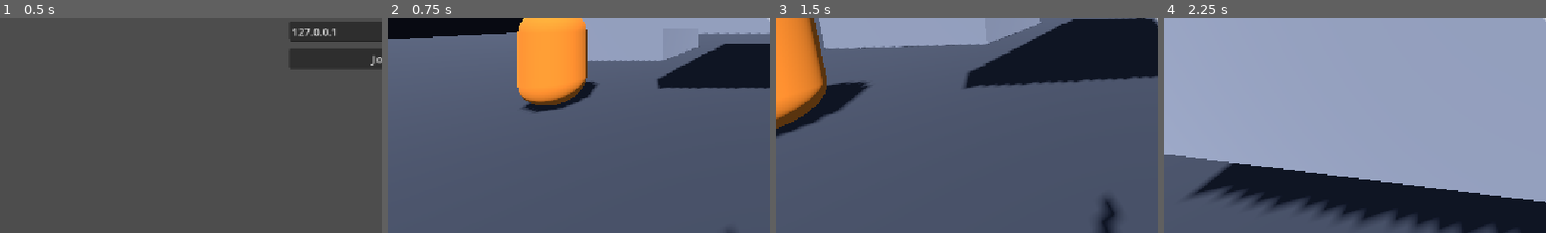
Above: before the commit, frames 1-4 (left to right).
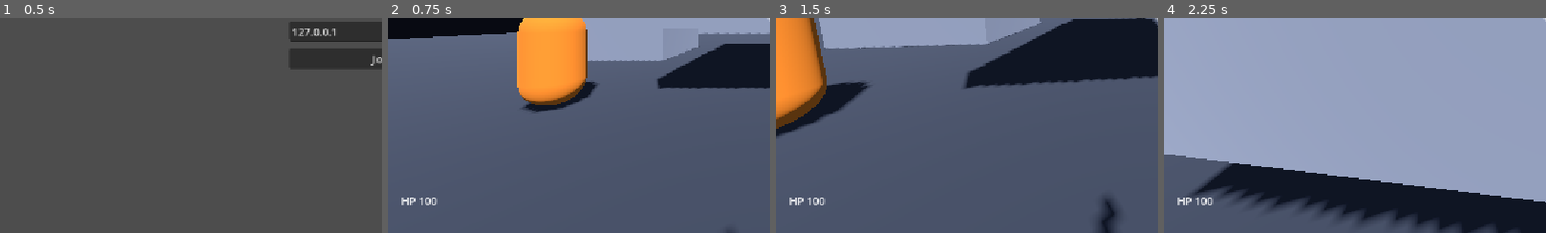
Above: after the commit, the same moments.

Repository: kyaminq-ui/Strata_FPS
Game: Godot game, scene res://game/main.tscn
Same seed, same stepped clock (60 frames per second), same inputs: the game is played once before the commit and once after it.
Inputs (mouse positions are % of the whole screen's width and height, from its top left):
- Up to frame 1 (0.5 s): no input
- Up to frame 2 (0.75 s): click "Solo" at 0.5 s
- Up to frame 3 (1.5 s): tap Enter at 1.25 s; move the mouse to (55, 50) at 1.27 s; hold W (move_forward) from 1.28 s (still down); hold E (interact, bound only after the commit) from 1.28 s (still down); tap Ctrl (slide) at 1.35 s; click (55, 50) at 1.42 s
- Up to frame 4 (2.25 s): keep holding W (move_forward); tap Space (jump) at 1.52, 1.82 s; move the mouse to (45, 50) at 2.02 s; release E (interact, bound only after the commit) at 2.03 s; tap E (interact, bound only after the commit) at 2.1 s
The pictures show only the part of the screen within x 0-50%, y 50-100%; the shares and areas given below are measured in that part.

Frame 1 is identical in both runs. In frame 2, 0.2% of the frame differs, in the area x 3-13%, y 83-88%; in frame 3, 0.2%; in frame 4, 0.2%.

Commit message:
Player health, down state, revive and respawn (host-authoritative), damage zone
Co-Authored-By: Claude Sonnet 5 <noreply@anthropic.com>

Diff:
--- /dev/null
+++ b/game/player/default_life.tres
@@ -0,0 +1,6 @@
+[gd_resource type="Resource" script_class="LifeConfig" load_steps=2 format=3]
+
+[ext_resource type="Script" path="res://game/player/life_config.gd" id="1"]
+
+[resource]
+script = ExtResource("1")
--- /dev/null
+++ b/game/player/life_config.gd
@@ -0,0 +1,8 @@
+class_name LifeConfig
+extends Resource
+## Métriques de vie/down/réanimation (GDD §5). Source unique : default_life.tres.
+
+@export var down_duration: float = 15.0
+@export var revive_time: float = 3.0
+@export var revive_range: float = 2.5
+@export_range(0.0, 1.0) var revive_health_fraction: float = 0.5
--- a/game/player/player.gd
+++ b/game/player/player.gd
@@ -31,6 +31,9 @@
 
 @onready var crouch: PlayerCrouch = $Crouch
 @onready var weapon: WeaponController = $Weapon
+@onready var health: HealthComponent = $Health
+@onready var life: PlayerLife = $Life
+@onready var reviver: PlayerReviver = $Reviver
 @onready var _head: Node3D = $Head
 @onready var camera: Camera3D = $Head/Camera3D
 @onready var _body_mesh: MeshInstance3D = $BodyMesh
@@ -40,6 +43,7 @@
 
 func _enter_tree() -> void:
 	set_multiplayer_authority(name.to_int())
+	$SyncServer.set_multiplayer_authority(1)  # vie/down : répliqués par le host
 
 
 func _ready() -> void:
@@ -69,7 +73,8 @@
 		Input.mouse_mode = Input.MOUSE_MODE_CAPTURED
 		var hud := preload("res://game/ui/player_hud.tscn").instantiate()
 		add_child(hud)
-		hud.bind(weapon)
+		hud.bind(self)
+		life.downed_changed.connect(_on_downed_changed)
 	$Head/Camera3D/Viewmodel.visible = is_multiplayer_authority()
 
 
@@ -82,6 +87,37 @@
 
 func get_state(state_name: StringName) -> PlayerState:
 	return _states[state_name]
+
+
+## Peut agir (bouger volontairement, tirer, réanimer) : souris capturée et pas down.
+func can_act() -> bool:
+	return input_enabled and not life.downed
+
+
+## Host : replace le joueur (respawn). Le propriétaire simule sa position, donc on le lui demande.
+func respawn_at(pos: Vector3) -> void:
+	if get_multiplayer_authority() == multiplayer.get_unique_id():
+		_teleport(pos)
+	else:
+		teleport.rpc_id(get_multiplayer_authority(), pos)
+
+
+@rpc("any_peer", "call_remote", "reliable")
+func teleport(pos: Vector3) -> void:
+	if multiplayer.get_remote_sender_id() == 1:
+		_teleport(pos)
+
+
+func _teleport(pos: Vector3) -> void:
+	global_position = pos
+	velocity = Vector3.ZERO
+	net_position = pos
+
+
+func _on_downed_changed(downed: bool) -> void:
+	if downed:
+		change_state(&"Walk")  # quitte proprement slide / wall-run
+	crouch.crouched = downed
 
 
 func wants_dash() -> bool:
@@ -121,7 +157,12 @@
 	var input := Input.get_vector("move_left", "move_right", "move_forward", "move_back")
 	wish_dir = (global_basis * Vector3(input.x, 0.0, input.y)).normalized()
 
-	_state.physics_update(delta)
+	if life.downed:
+		apply_gravity(delta)
+		velocity.x = move_toward(velocity.x, 0.0, config.ground_friction * delta)
+		velocity.z = move_toward(velocity.z, 0.0, config.ground_friction * delta)
+	else:
+		_state.physics_update(delta)
 	move_and_slide()
 
 	net_position = global_position
@@ -135,7 +176,7 @@
 		var roll_smoothing := 1.0 - exp(-CAMERA_ROLL_SMOOTHING * delta)
 		camera.rotation.z = lerp_angle(camera.rotation.z, deg_to_rad(camera_roll_target), roll_smoothing)
 		return
-	crouch.crouched = net_sliding
+	crouch.crouched = net_sliding or life.downed
 	var t := 1.0 - exp(-REMOTE_SMOOTHING * delta)
 	global_position = global_position.lerp(net_position, t)
 	rotation.y = lerp_angle(rotation.y, net_yaw, t)
--- a/game/player/player.tscn
+++ b/game/player/player.tscn
@@ -9,6 +9,10 @@
 [ext_resource type="Script" path="res://game/player/state_wallrun.gd" id="7"]
 [ext_resource type="Script" path="res://game/weapons/weapon_controller.gd" id="8"]
 [ext_resource type="Resource" path="res://game/weapons/pistol.tres" id="9"]
+[ext_resource type="Resource" path="res://game/player/default_life.tres" id="10"]
+[ext_resource type="Script" path="res://game/player/player_life.gd" id="11"]
+[ext_resource type="Script" path="res://game/player/player_reviver.gd" id="12"]
+[ext_resource type="Script" path="res://game/components/health_component.gd" id="13"]
 
 [sub_resource type="CapsuleShape3D" id="shape"]
 radius = 0.4
@@ -35,6 +39,20 @@
 properties/2/spawn = false
 properties/2/replication_mode = 1
 properties/3/path = NodePath(".:net_sliding")
+properties/3/spawn = false
+properties/3/replication_mode = 1
+
+[sub_resource type="SceneReplicationConfig" id="server_replication"]
+properties/0/path = NodePath("Health:health")
+properties/0/spawn = false
+properties/0/replication_mode = 1
+properties/1/path = NodePath("Life:downed")
+properties/1/spawn = false
+properties/1/replication_mode = 1
+properties/2/path = NodePath("Life:down_time_left")
+properties/2/spawn = false
+properties/2/replication_mode = 1
+properties/3/path = NodePath("Life:revive_progress")
 properties/3/spawn = false
 properties/3/replication_mode = 1
 
@@ -99,3 +117,18 @@
 [node name="Weapon" type="Node" parent="."]
 script = ExtResource("8")
 data = ExtResource("9")
+
+[node name="Health" type="Node" parent="."]
+script = ExtResource("13")
+
+[node name="Life" type="Node" parent="."]
+script = ExtResource("11")
+config = ExtResource("10")
+
+[node name="Reviver" type="Node" parent="."]
+script = ExtResource("12")
+config = ExtResource("10")
+
+[node name="SyncServer" type="MultiplayerSynchronizer" parent="."]
+replication_interval = 0.1
+replication_config = SubResource("server_replication")
--- /dev/null
+++ b/game/player/player_life.gd
@@ -0,0 +1,110 @@
+class_name PlayerLife
+extends Node
+## Vie du joueur. Coop : à 0 PV on passe « down » et le partenaire peut réanimer ; si le
+## délai expire, ou s'il n'y a aucun partenaire vivant (solo, les deux down, partenaire
+## parti), respawn au point d'apparition. Le HOST décide de tout ; downed / down_time_left /
+## revive_progress sont répliqués par SyncServer (autorité = host).
+
+signal downed_changed(downed: bool)
+
+const SERVER_RANGE_TOLERANCE := 1.5
+
+@export var config: LifeConfig
+
+var downed := false
+var down_time_left := 0.0
+var revive_progress := 0.0
+
+var _last_downed := false
+var _reviver_id := 0
+
+@onready var _player: Player = get_parent()
+@onready var _health: HealthComponent = $"../Health"
+
+
+func _ready() -> void:
+	if multiplayer.is_server():
+		_health.died.connect(_on_health_depleted)
+
+
+func _process(_delta: float) -> void:
+	if downed != _last_downed:
+		_last_downed = downed
+		downed_changed.emit(downed)
+
+
+func _physics_process(delta: float) -> void:
+	if not multiplayer.is_server() or not downed:
+		return
+	down_time_left -= delta
+	if _valid_reviver() != null:
+		revive_progress = minf(revive_progress + delta / config.revive_time, 1.0)
+	else:
+		revive_progress = 0.0
+	if revive_progress >= 1.0:
+		_revive()
+	elif down_time_left <= 0.0 or _other_alive_players().is_empty():
+		_respawn()
+
+
+## Appelé par le réanimateur (son client -> host). Le tireur est identifié par le RPC.
+@rpc("any_peer", "call_remote", "reliable")
+func request_revive(active: bool) -> void:
+	if multiplayer.is_server():
+		set_reviver(multiplayer.get_remote_sender_id(), active)
+
+
+func set_reviver(peer_id: int, active: bool) -> void:
+	if active:
+		_reviver_id = peer_id
+	elif _reviver_id == peer_id:
+		_reviver_id = 0
+
+
+func _on_health_depleted(_by_peer: int) -> void:
+	if _other_alive_players().is_empty():
+		_respawn()
+		return
+	downed = true
+	down_time_left = config.down_duration
+	revive_progress = 0.0
+	_reviver_id = 0
+
+
+func _revive() -> void:
+	downed = false
+	revive_progress = 0.0
+	_reviver_id = 0
+	_health.health = _health.max_health * config.revive_health_fraction
+
+
+func _respawn() -> void:
+	downed = false
+	revive_progress = 0.0
+	_reviver_id = 0
+	_health.reset()
+	var markers := get_tree().get_nodes_in_group("spawn_points")
+	var position := Vector3.ZERO
+	if not markers.is_empty():
+		position = (markers[_player.name.to_int() % markers.size()] as Node3D).global_position
+	_player.respawn_at(position)
+
+
+func _valid_reviver() -> Player:
+	if _reviver_id == 0:
+		return null
+	var reviver := _player.get_parent().get_node_or_null(str(_reviver_id)) as Player
+	if reviver == null or reviver.life.downed or reviver.health.is_dead():
+		return null
+	if reviver.net_position.distance_to(_player.net_position) > config.revive_range * SERVER_RANGE_TOLERANCE:
+		return null
+	return reviver
+
+
+func _other_alive_players() -> Array[Player]:
+	var result: Array[Player] = []
+	for node in _player.get_parent().get_children():
+		var other := node as Player
+		if other != null and other != _player and not other.life.downed and not other.health.is_dead():
+			result.append(other)
+	return result
--- /dev/null
+++ b/game/player/player_reviver.gd
@@ -0,0 +1,46 @@
+class_name PlayerReviver
+extends Node
+## Côté réanimateur : maintenir « interact » près d'un partenaire down prévient le host
+## (request_revive). Le host valide portée et progression ; ici on ne fait que demander.
+
+@export var config: LifeConfig
+
+var target: PlayerLife  # partenaire down à portée (pour l'invite HUD)
+
+var _active_target: PlayerLife
+
+@onready var _player: Player = get_parent()
+
+
+func _physics_process(_delta: float) -> void:
+	if not _player.is_multiplayer_authority():
+		return
+	target = _find_target()
+	var wanted: PlayerLife = null
+	if target != null and _player.can_act() and Input.is_action_pressed("interact"):
+		wanted = target
+	if wanted == _active_target:
+		return
+	if _active_target != null:
+		_send(_active_target, false)
+	if wanted != null:
+		_send(wanted, true)
+	_active_target = wanted
+
+
+func _find_target() -> PlayerLife:
+	if _player.life.downed:
+		return null
+	for node in _player.get_parent().get_children():
+		var other := node as Player
+		if other != null and other != _player and other.life.downed \
+				and other.global_position.distance_to(_player.global_position) <= config.revive_range:
+			return other.life
+	return null
+
+
+func _send(life: PlayerLife, active: bool) -> void:
+	if multiplayer.is_server():
+		life.set_reviver(multiplayer.get_unique_id(), active)
+	else:
+		life.request_revive.rpc_id(1, active)
--- a/game/ui/player_hud.gd
+++ b/game/ui/player_hud.gd
@@ -1,17 +1,38 @@
 extends CanvasLayer
-## HUD local minimal : viseur, munitions, hitmarker. Créé par Player pour l'autorité seulement.
+## HUD local minimal : viseur, munitions, hitmarker, PV et état down/réanimation.
+## Créé par Player pour l'autorité seulement.
 
 @onready var _ammo: Label = %Ammo
 @onready var _hit_marker: Label = %HitMarker
+@onready var _health: Label = %Health
+@onready var _status: Label = %Status
 
+var _player: Player
 var _tween: Tween
 
 
-func bind(weapon: WeaponController) -> void:
+func bind(player: Player) -> void:
+	_player = player
+	var weapon := player.weapon
 	weapon.ammo_changed.connect(_on_ammo_changed)
 	weapon.reload_started.connect(func() -> void: _ammo.text = "RELOAD")
 	weapon.hit_confirmed.connect(_on_hit_confirmed)
 	_on_ammo_changed(weapon.ammo, weapon.data.magazine_size)
+
+
+func _process(_delta: float) -> void:
+	if _player == null:
+		return
+	_health.text = "HP %d" % ceili(_player.health.health)
+	var life := _player.life
+	if life.downed:
+		_status.text = "DOWN  %ds" % ceili(maxf(life.down_time_left, 0.0))
+		if life.revive_progress > 0.0:
+			_status.text += "  (being revived %d%%)" % roundi(life.revive_progress * 100.0)
+	elif _player.reviver.target != null:
+		_status.text = "Hold E to revive  %d%%" % roundi(_player.reviver.target.revive_progress * 100.0)
+	else:
+		_status.text = ""
 
 
 func _on_ammo_changed(current: int, magazine: int) -> void:
--- a/game/ui/player_hud.tscn
+++ b/game/ui/player_hud.tscn
@@ -49,3 +49,32 @@
 grow_vertical = 0
 text = "0 / 0"
 horizontal_alignment = 2
+
+[node name="Health" type="Label" parent="Root"]
+unique_name_in_owner = true
+layout_mode = 1
+anchors_preset = 2
+anchor_top = 1.0
+anchor_bottom = 1.0
+offset_left = 20.0
+offset_top = -60.0
+offset_right = 200.0
+offset_bottom = -20.0
+grow_vertical = 0
+text = "HP 100"
+
+[node name="Status" type="Label" parent="Root"]
+unique_name_in_owner = true
+layout_mode = 1
+anchors_preset = 7
+anchor_left = 0.5
+anchor_top = 1.0
+anchor_right = 0.5
+anchor_bottom = 1.0
+offset_left = -200.0
+offset_top = -140.0
+offset_right = 200.0
+offset_bottom = -100.0
+grow_horizontal = 2
+grow_vertical = 0
+horizontal_alignment = 1
--- a/game/weapons/weapon_controller.gd
+++ b/game/weapons/weapon_controller.gd
@@ -40,7 +40,7 @@
 			ammo = data.magazine_size
 			ammo_changed.emit(ammo, data.magazine_size)
 		return
-	if not _player.input_enabled:
+	if not _player.can_act():
 		return
 	if Input.is_action_just_pressed("reload") and ammo < data.magazine_size:
 		_start_reload()
--- a/game/world/arena_graybox.tscn
+++ b/game/world/arena_graybox.tscn
@@ -1,7 +1,8 @@
-[gd_scene load_steps=17 format=3]
+[gd_scene load_steps=18 format=3]
 
 [ext_resource type="Script" path="res://game/multiplayer/player_spawner.gd" id="1"]
 [ext_resource type="PackedScene" path="res://game/world/training_dummy.tscn" id="2"]
+[ext_resource type="PackedScene" path="res://game/world/damage_zone.tscn" id="3"]
 
 [sub_resource type="Environment" id="env"]
 background_mode = 1
@@ -128,12 +129,15 @@
 [node name="Dummy3" parent="Dummies" instance=ExtResource("2")]
 transform = Transform3D(1, 0, 0, 0, 1, 0, 0, 0, 1, -3, 0, 8)
 
+[node name="DamageZone" parent="World" instance=ExtResource("3")]
+transform = Transform3D(1, 0, 0, 0, 1, 0, 0, 0, 1, -12, 0, 6)
+
 [node name="SpawnPoints" type="Node3D" parent="."]
 
-[node name="Spawn1" type="Marker3D" parent="SpawnPoints"]
+[node name="Spawn1" type="Marker3D" parent="SpawnPoints" groups=["spawn_points"]]
 transform = Transform3D(1, 0, 0, 0, 1, 0, 0, 0, 1, -2, 0.1, 0)
 
-[node name="Spawn2" type="Marker3D" parent="SpawnPoints"]
+[node name="Spawn2" type="Marker3D" parent="SpawnPoints" groups=["spawn_points"]]
 transform = Transform3D(1, 0, 0, 0, 1, 0, 0, 0, 1, 2, 0.1, 0)
 
 [node name="Players" type="Node3D" parent="."]
--- /dev/null
+++ b/game/world/damage_zone.gd
@@ -0,0 +1,14 @@
+extends Area3D
+## Zone qui inflige des dégâts continus aux joueurs (host uniquement). Sert de piège de
+## level design et de source de dégâts de test tant qu'il n'y a pas d'ennemis.
+
+@export var damage_per_second: float = 40.0
+
+
+func _physics_process(delta: float) -> void:
+	if not multiplayer.is_server():
+		return
+	for body in get_overlapping_bodies():
+		var health := body.get_node_or_null("Health") as HealthComponent
+		if health:
+			health.take_damage(damage_per_second * delta)
--- /dev/null
+++ b/game/world/damage_zone.tscn
@@ -0,0 +1,28 @@
+[gd_scene load_steps=5 format=3]
+
+[ext_resource type="Script" path="res://game/world/damage_zone.gd" id="1"]
+
+[sub_resource type="BoxShape3D" id="shape"]
+size = Vector3(4, 1, 4)
+
+[sub_resource type="BoxMesh" id="mesh"]
+size = Vector3(4, 0.1, 4)
+
+[sub_resource type="StandardMaterial3D" id="material"]
+albedo_color = Color(1, 0.1, 0.1, 1)
+emission_enabled = true
+emission = Color(1, 0.1, 0.1, 1)
+
+[node name="DamageZone" type="Area3D"]
+collision_layer = 0
+collision_mask = 2
+script = ExtResource("1")
+
+[node name="CollisionShape3D" type="CollisionShape3D" parent="."]
+transform = Transform3D(1, 0, 0, 0, 1, 0, 0, 0, 1, 0, 0.5, 0)
+shape = SubResource("shape")
+
+[node name="Mesh" type="MeshInstance3D" parent="."]
+transform = Transform3D(1, 0, 0, 0, 1, 0, 0, 0, 1, 0, 0.05, 0)
+mesh = SubResource("mesh")
+surface_material_override/0 = SubResource("material")
--- a/project.godot
+++ b/project.godot
@@ -76,6 +76,11 @@
 "events": [Object(InputEventKey,"resource_local_to_scene":false,"resource_name":"","device":-1,"window_id":0,"alt_press …(191 unchanged characters)…
 }
 
+interact={
+"deadzone": 0.2,
+"events": [Object(InputEventKey,"resource_local_to_scene":false,"resource_name":"","device":-1,"window_id":0,"alt_pressed":false,"shift_pressed":false,"ctrl_pressed":false,"meta_pressed":false,"pressed":false,"keycode":0,"physical_keycode":69,"key_label":0,"unicode":0,"location":0,"echo":false,"script":null)]
+}
+
 [physics]
 
 3d/physics_engine="Jolt Physics"
--- /dev/null
+++ b/tests/net_probe_life.gd
@@ -0,0 +1,30 @@
+extends SceneTree
+## Sonde de test réseau (headless) : le client se contente de journaliser sa vie/son état
+## down (vus depuis SON instance) à chaque changement pendant LIFETIME secondes.
+## Usage : godot --headless --path . -s tests/net_probe_life.gd -- --join=127.0.0.1
+
+const LIFETIME := 30.0
+
+var _elapsed := 0.0
+var _last := ""
+var _main: Node
+
+
+func _initialize() -> void:
+	_main = load("res://game/main.tscn").instantiate()
+	root.add_child(_main)
+
+
+func _process(delta: float) -> bool:
+	_elapsed += delta
+	var players := _main.get_node_or_null("ArenaGraybox/Players")
+	var me := players.get_node_or_null(str(root.multiplayer.get_unique_id())) as Player if players else null
+	if me != null:
+		var line := "downed=%s hp=%d pos=(%.1f,%.1f) t_down=%.0f" % [me.life.downed, roundi(me.health.health), me.global_position.x, me.global_position.z, me.life.down_time_left]
+		var key := "downed=%s hp=%d pos=(%.1f,%.1f)" % [me.life.downed, roundi(me.health.health), me.global_position.x, me.global_position.z]
+		if key != _last:
+			print("[life probe %5.1fs] %s" % [_elapsed, line])
+			_last = key
+	if _elapsed > LIFETIME:
+		quit()
+	return false
Not shown, added: game/player/life_config.gd.uid
Not shown: 1 places in game/player/player.tscn that only renumber resources
Not shown, added: game/player/player_life.gd.uid
Not shown, added: game/player/player_reviver.gd.uid
Not shown, added: game/world/damage_zone.gd.uid
Not shown, added: tests/net_probe_life.gd.uid
Not shown, changed: docs/ARCHITECTURE.md
Not shown, changed: docs/DECISIONS.md
Not shown, changed: docs/NETWORK.md
Not shown, changed: docs/TASKS.md
